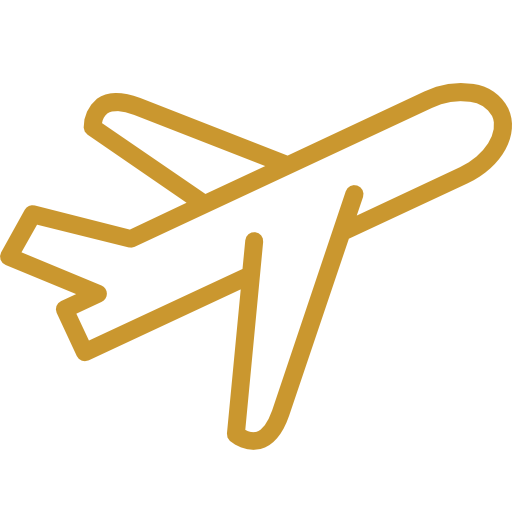
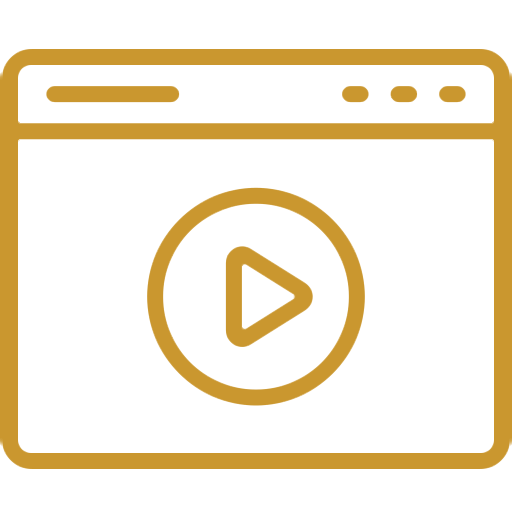
Two versions of the same layered image (512px x 512px). Layer-by-layer changes:
added layer "video-player copy" above "radio_1" over [0, 49, 512, 469]
hid "airplane" over [0, 83, 512, 450]
removed group "Group 4" (1 layers) over [58, 49, 454, 469]
removed group "Group 3" (1 layers) over [59, 49, 453, 469]
